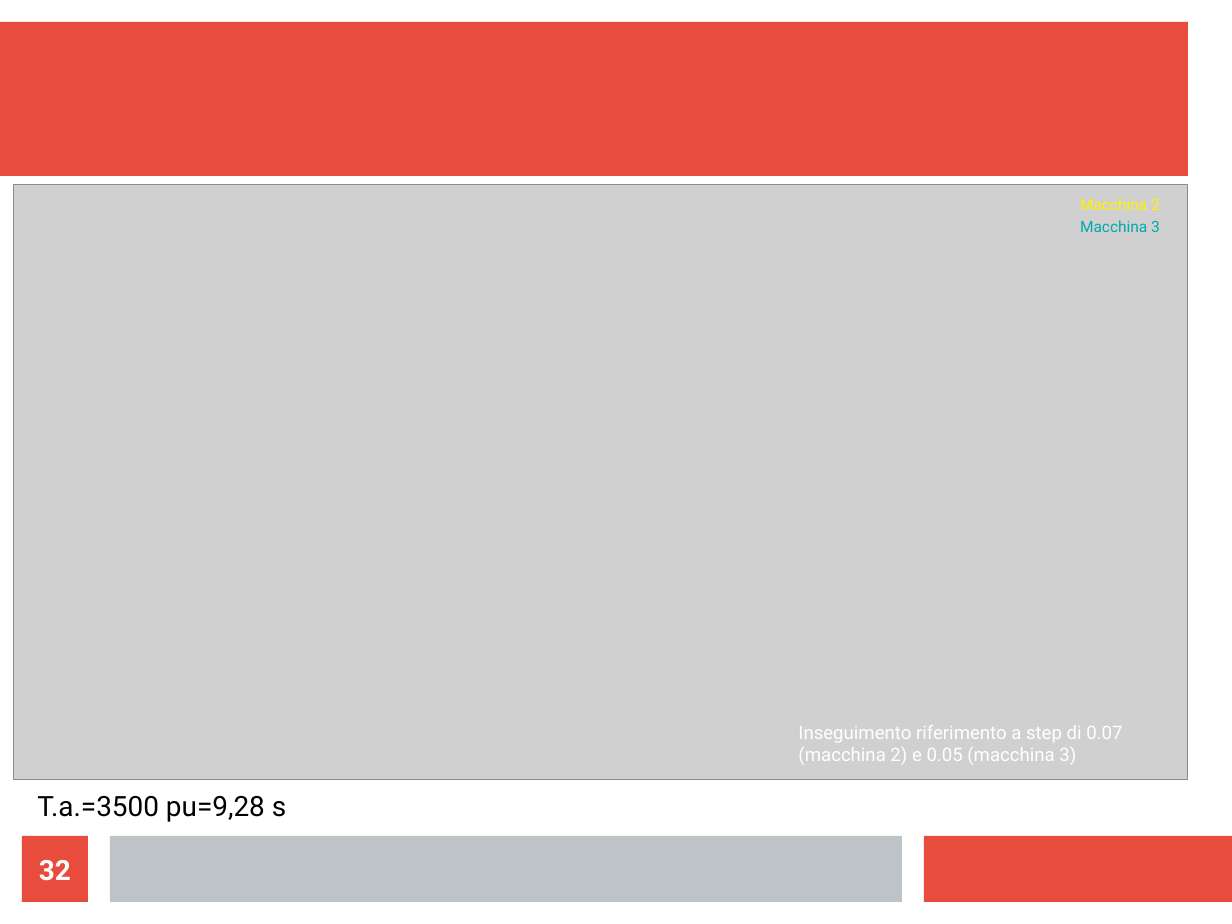
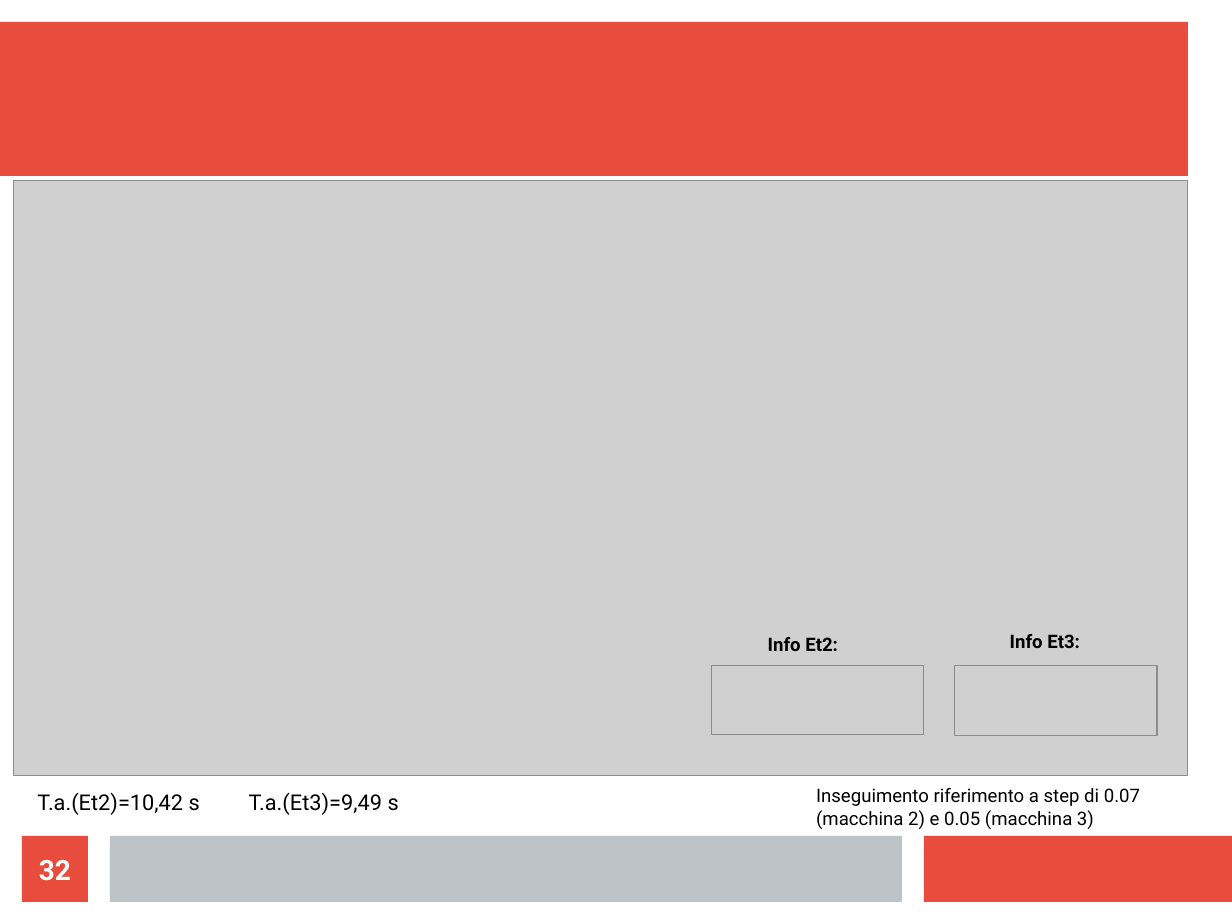
Before and after one commit to LeonardoSalustri/Tesi, a slide deck: slide 32 of Formule_presentazione/Presentazione.odp. Drawn at 1232x924 pixels with LibreOffice and Linux fonts; fonts in the diff are those of the drawing; grey boxes stand for pictures. Boxes give left, top, right and bottom in pixels: in the first picture for what was removed or moved away, otherwise in the second. Text is boxed around its words. In the diff, an @@ line names an element or a change of style, - is before the commit and + after.

```diff
--- a/Formule_presentazione/Presentazione.odp
+++ b/Formule_presentazione/Presentazione.odp
@@ picture: place and size @@
-picture at [13,184,1188,779]
+picture at [13,180,1188,775]
@@ text removed at [1080,198,1160,210] @@
-Macchina 2
@@ text removed at [1080,220,1160,232] @@
-Macchina 3
@@ text added at [768,637,838,651], 12 pt, text #000000, bold @@
+Info Et2:
@@ text added at [1010,634,1080,648], 12 pt, text #000000, bold @@
+Info Et3:
@@ picture added at [712,665,925,735] @@
@@ picture added at [955,665,1157,736] @@
@@ text "Inseguimento riferimento a step di ...": place and size @@
-text "Inseguimento riferimento a step di ..." at [798,725,1122,765]
+text "Inseguimento riferimento a step di ..." at [816,788,1140,829]
@@ text "Inseguimento riferimento a step di ..." at [816,788,1140,829]: text colour #FFFFFF to #000000 @@
@@ text at [37,793,200,815]: text changed; size 18 to 14 pt @@
-T.a.=3500 pu=9,28 s
+T.a.(Et2)=10,42 s
@@ text added at [249,792,399,815], 14 pt, text #000000 @@
+T.a.(Et3)=9,49 s
```
Also in this commit, not shown: 12 other slides changed, 1 slide added, 1 slide removed, 37 other files.
